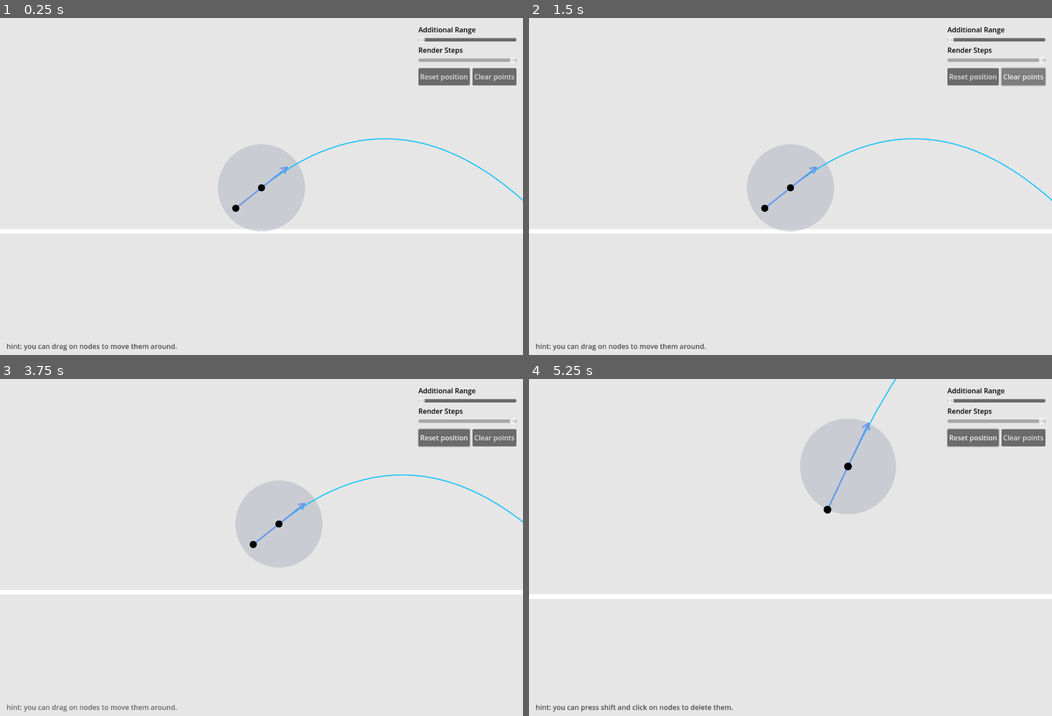
Above: before the commit, frames 1-4 (two rows, left to right).
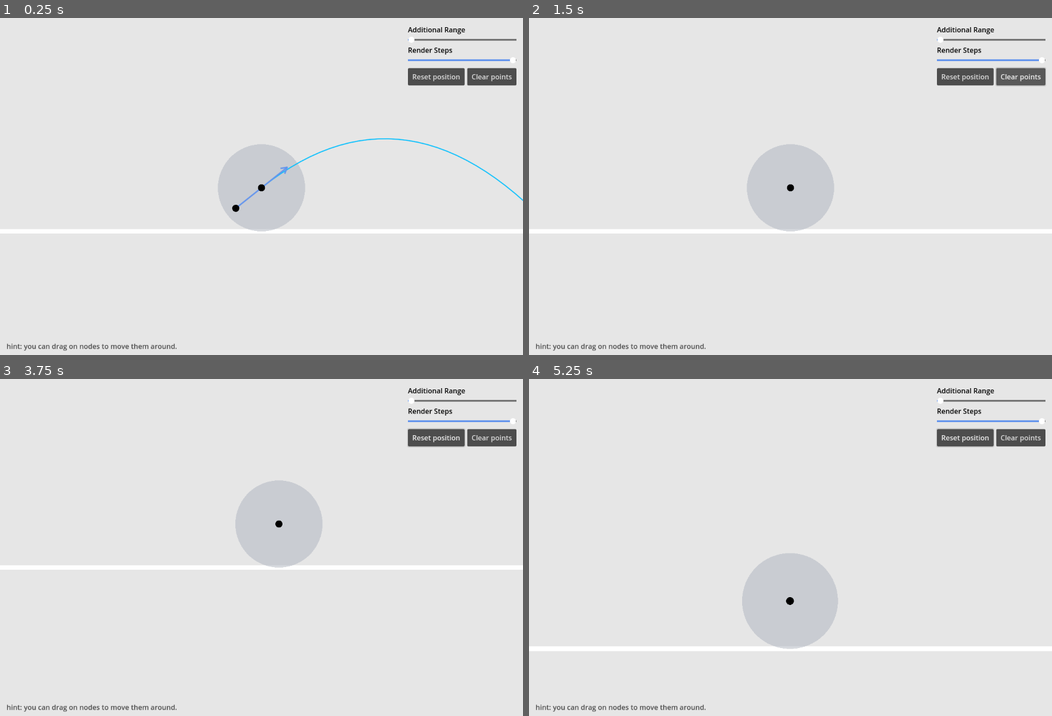
Above: after the commit, the same moments.

Repository: sihlecodes/projectile-motion-simulation
Game: Godot game, scene res://Main.tscn
Two runs of this game, one before a commit and one after it. Both use one fixed random seed, a clock stepped at 60 frames per second and the inputs below.
Inputs (mouse positions are in pixels of both pictures, inside the frame that each line leads up to):
- Up to frame 1 (0.25 s): no input
- Up to frame 2 (1.5 s): click "Clear points" at 0.5 s; click "Clear points" at 1.25 s
- Up to frame 3 (3.75 s): click "Clear points" at 2 s; click "Reset position" at 2.75 s; drag from (261, 547) to (313, 473) at 3.52 s
- Up to frame 4 (5.25 s): drag from (816, 493) to (764, 618) at 4.27 s; move the mouse to (994, 416) at 5.02 s; hold Mouse wheel up (zoom_in) from 5.03 s (still down); click (994, 416) at 5.17 s

The runs differ from the first frame. In frame 1, 1.6% of the frame differs, in the area x 78-99%, y 2-21%; in frame 2, 1.9%; in frame 3, 4.2%; in frame 4, 12%, in the area x 0-100%, y 0-99%.

Commit message:
Improved control appearance
Minor code style changes

Diff:
--- a/Main.gd
+++ b/Main.gd
@@ -27,6 +27,10 @@
 	tween.tween_interval(0.2)
 	tween.tween_property(hint_label, "modulate", Color.WHITE, 0.3)
 
+func _on_clear_pressed() -> void:
+	for child in path_renderer.get_children():
+		child.queue_free()
+
 func _on_reset_pressed() -> void:
 	var animation_duration: = 0.2
 	var tween = create_tween().set_parallel(true)
@@ -47,10 +51,6 @@
 		if not Nodes.any_pressed():
 			camera.offset -= Camera.unproject_vector(event.relative)
 
-func _on_clear_pressed() -> void:
-	for child in path_renderer.get_nodes():
-		child.queue_free()
-
 func _on_range_slider_value_changed(value: float) -> void:
 	path_renderer.set_additional_range(value)
 
--- a/Main.tscn
+++ b/Main.tscn
@@ -1,10 +1,11 @@
-[gd_scene load_steps=7 format=3 uid="uid://bodlio6p472nu"]
+[gd_scene load_steps=8 format=3 uid="uid://bodlio6p472nu"]
 
 [ext_resource type="Script" path="res://Main.gd" id="1_2g3im"]
 [ext_resource type="Script" path="res://source/Ground.gd" id="2_vgwyk"]
 [ext_resource type="PackedScene" uid="uid://0rviquni3pnr" path="res://source/nodes/special/PathRenderer.tscn" id="2_x1ih8"]
 [ext_resource type="PackedScene" uid="uid://cl306rv6kev8w" path="res://source/nodes/PathNode.tscn" id="3_5e8d8"]
 [ext_resource type="Script" path="res://source/workarounds/controls.gd" id="5_fme3t"]
+[ext_resource type="Theme" uid="uid://cinar82nmck81" path="res://assets/theme.tres" id="6_mmsyt"]
 
 [sub_resource type="Theme" id="Theme_a4itc"]
 
@@ -16,13 +17,11 @@
 points = PackedVector2Array(-656.5, 0, 656.5, 0)
 script = ExtResource("2_vgwyk")
 
-[node name="PathRenderer" parent="." groups=["points"] instance=ExtResource("2_x1ih8")]
+[node name="PathRenderer" parent="." groups=["renderer"] instance=ExtResource("2_x1ih8")]
 range_color = Color(0.6734, 0.69782, 0.74, 0.498039)
 draw_steps = 100
-color = Color(0, 0, 0, 1)
-radius = 8.0
 
-[node name="PathNode" parent="PathRenderer" groups=["points"] instance=ExtResource("3_5e8d8")]
+[node name="PathNode" parent="PathRenderer" instance=ExtResource("3_5e8d8")]
 position = Vector2(-59, 47)
 color = Color(0, 0, 0, 1)
 radius = 8.0
@@ -56,6 +55,7 @@
 
 [node name="grid" type="GridContainer" parent="ui/container/column"]
 layout_mode = 2
+theme = ExtResource("6_mmsyt")
 
 [node name="range_label" type="Label" parent="ui/container/column/grid"]
 layout_mode = 2
@@ -87,11 +87,13 @@
 [node name="reset" type="Button" parent="ui/container/column/row"]
 custom_minimum_size = Vector2(0, 40)
 layout_mode = 2
+theme = ExtResource("6_mmsyt")
 text = "Reset position"
 
 [node name="clear" type="Button" parent="ui/container/column/row"]
 custom_minimum_size = Vector2(0, 40)
 layout_mode = 2
+theme = ExtResource("6_mmsyt")
 text = "Clear points"
 
 [node name="hint" type="RichTextLabel" parent="ui/container"]
--- /dev/null
+++ b/assets/grabber.svg
@@ -0,0 +1,4 @@
+<svg width="16" height="16"
+	 xmlns="http://www.w3.org/2000/svg">
+	<circle r="7" cx="8" cy="8" fill="white" />
+</svg>
--- /dev/null
+++ b/assets/theme.tres
@@ -0,0 +1,53 @@
+[gd_resource type="Theme" load_steps=7 format=3 uid="uid://cinar82nmck81"]
+
+[ext_resource type="Texture2D" uid="uid://b528ttdvmvw3l" path="res://assets/grabber.svg" id="1_kro6x"]
+
+[sub_resource type="StyleBoxFlat" id="StyleBoxFlat_7n3mx"]
+content_margin_left = 10.0
+content_margin_right = 10.0
+bg_color = Color(0.35, 0.35, 0.35, 1)
+corner_radius_top_left = 3
+corner_radius_top_right = 3
+corner_radius_bottom_right = 3
+corner_radius_bottom_left = 3
+
+[sub_resource type="StyleBoxFlat" id="StyleBoxFlat_26jeq"]
+content_margin_left = 10.0
+content_margin_top = 8.0
+content_margin_right = 10.0
+content_margin_bottom = 8.0
+bg_color = Color(0.301961, 0.301961, 0.301961, 1)
+corner_radius_top_left = 3
+corner_radius_top_right = 3
+corner_radius_bottom_right = 3
+corner_radius_bottom_left = 3
+
+[sub_resource type="StyleBoxFlat" id="StyleBoxFlat_6pprc"]
+content_margin_left = 10.0
+content_margin_top = 8.0
+content_margin_right = 10.0
+content_margin_bottom = 8.0
+bg_color = Color(0.392157, 0.584314, 0.929412, 1)
+corner_radius_top_left = 3
+corner_radius_top_right = 3
+corner_radius_bottom_right = 3
+corner_radius_bottom_left = 3
+
+[sub_resource type="StyleBoxFlat" id="StyleBoxFlat_nc0ew"]
+content_margin_top = 2.0
+content_margin_bottom = 2.0
+bg_color = Color(0.392157, 0.584314, 0.929412, 1)
+
+[sub_resource type="StyleBoxFlat" id="StyleBoxFlat_t1ghi"]
+content_margin_top = 2.0
+content_margin_bottom = 2.0
+bg_color = Color(0.45098, 0.45098, 0.45098, 1)
+
+[resource]
+Button/styles/hover = SubResource("StyleBoxFlat_7n3mx")
+Button/styles/normal = SubResource("StyleBoxFlat_26jeq")
+Button/styles/pressed = SubResource("StyleBoxFlat_6pprc")
+HSlider/icons/grabber = ExtResource("1_kro6x")
+HSlider/styles/grabber_area = SubResource("StyleBoxFlat_nc0ew")
+HSlider/styles/grabber_area_highlight = SubResource("StyleBoxFlat_nc0ew")
+HSlider/styles/slider = SubResource("StyleBoxFlat_t1ghi")
--- a/source/Nodes.gd
+++ b/source/Nodes.gd
@@ -1,18 +1,18 @@
 extends Node
 
-func get_path_nodes() -> Array:
+func get_nodes() -> Array:
 	return get_tree().get_nodes_in_group("nodes")
 
 func count() -> int:
-	return get_path_nodes().size()
+	return get_nodes().size()
 
 func do(fn: Callable) -> void:
-	for node in get_path_nodes():
+	for node in get_nodes():
 		if node is BaseNode:
 			fn.call(node)
 
 func any_pressed() -> bool:
-	for node in get_path_nodes():
+	for node in get_nodes():
 		if node is BaseNode:
 			if node.pressed:
 				return true
--- a/source/nodes/special/PathRenderer.gd
+++ b/source/nodes/special/PathRenderer.gd
@@ -24,9 +24,6 @@
 signal node_created
 signal node_deleted(node)
 signal node_dragged
-
-func get_nodes() -> Array:
-	return []
 
 func set_additional_range(percentage: float):
 	range_radius = MIN_RANGE_RADIUS + MAX_ADDITIONAL_RANGE * percentage/100
--- a/source/nodes/special/PathRenderer.tscn
+++ b/source/nodes/special/PathRenderer.tscn
@@ -10,6 +10,8 @@
 range_radius = 100.0
 range_color = Color(0.678431, 0.847059, 0.901961, 1)
 draw_steps = 5
+color = Color(0, 0, 0, 1)
+radius = 8.0
 
 [node name="shape" parent="area" index="0"]
 shape = SubResource("CircleShape2D_wet4m")
